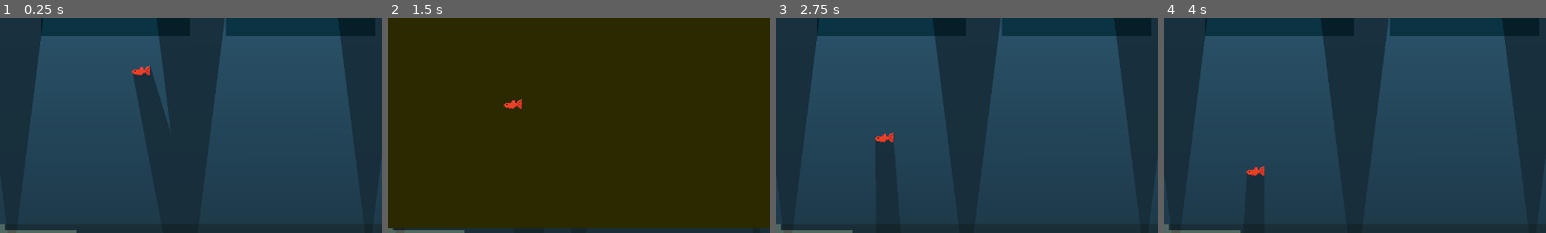
Above: before the commit, frames 1-4 (left to right).
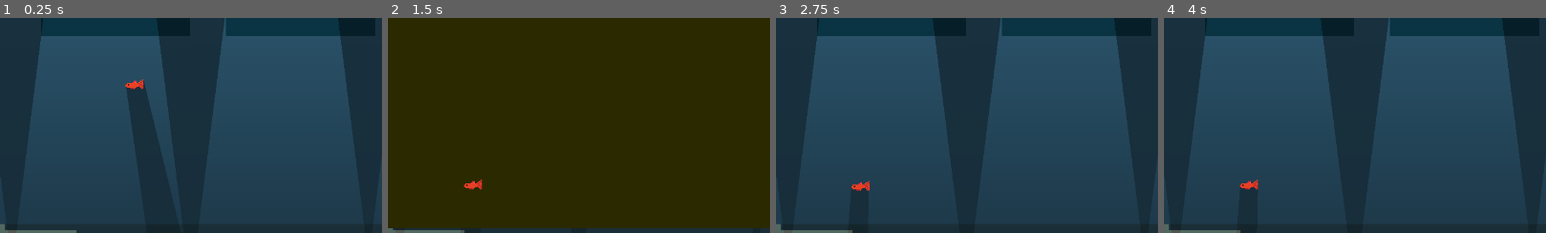
Above: after the commit, the same moments.

Repository: adrientremblay/ld56
Game: Godot game, scene res://scenes/game_screen.tscn
Same seed, same stepped clock (60 frames per second), same inputs: the game is played once before the commit and once after it.
Inputs:
- Up to frame 1 (0.25 s): no input
- Up to frame 2 (1.5 s): click "Buy Creatures" at 0.5 s; click "buy snail" at 1.25 s
- Up to frame 3 (2.75 s): click "Buy Creatures" at 2 s
- Up to frame 4 (4 s): click "Buy Creatures" at 2.75 s; click "Accept" at 3.5 s
The pictures show only the part of the screen within x 25-75%, y 33-83%; the shares and areas given below are measured in that part.

The runs differ from the first frame. In frame 1, 2.5% of the frame differs, in the area x 32-46%, y 22-65%; in frame 2, 0.3%; in frame 3, 0.7%; in frame 4, 0.3%.

Commit message:
Fish will idle now

Diff:
--- a/scenes/water_creature.tscn
+++ b/scenes/water_creature.tscn
@@ -21,6 +21,10 @@
 shape = SubResource("CircleShape2D_3b2hi")
 
 [node name="IdlePositionTimer" type="Timer" parent="."]
+wait_time = 5.0
+autostart = true
 
 [node name="LightOccluder2D" type="LightOccluder2D" parent="."]
 occluder = SubResource("OccluderPolygon2D_t40dd")
+
+[connection signal="timeout" from="IdlePositionTimer" to="." method="_on_idle_position_timer_timeout"]
--- a/scripts/water_creature.gd
+++ b/scripts/water_creature.gd
@@ -4,7 +4,7 @@
 var AQUARIUM_Y_VECTOR : Vector2 = Vector2(81, 471)
 var AQUARIUM_X_VECTOR : Vector2 = Vector2(1119, 106)
 
-var movement_speed: float = 50.0
+var movement_speed: float = 150.0
 
 var target_position: Vector2
 
@@ -20,3 +20,7 @@
 
 func change_idle_position() -> void:
 	target_position = WATER_TOP_LEFT_POS + (randf()*AQUARIUM_Y_VECTOR) + (randf()*AQUARIUM_X_VECTOR)
+
+func _on_idle_position_timer_timeout() -> void:
+	print("idle")
+	change_idle_position()
